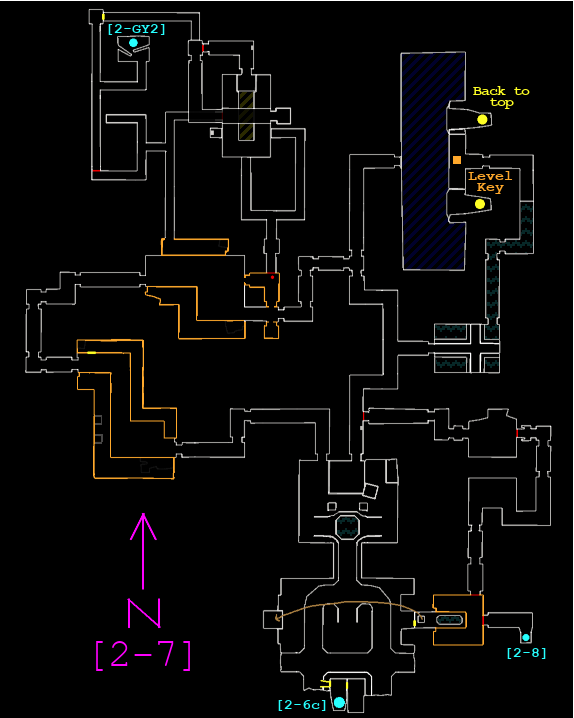
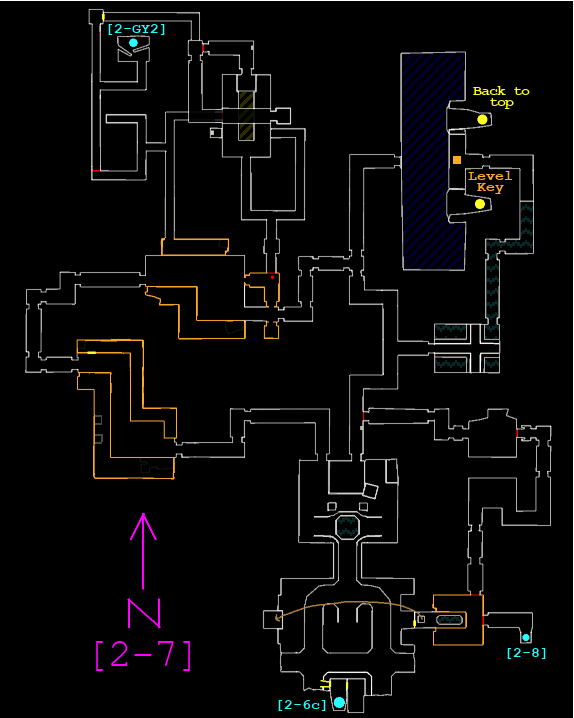
Comparing the layer stacks of the two 574 x 718 images. Changes:
painted on "main" over left=192, top=39, right=272, bottom=159